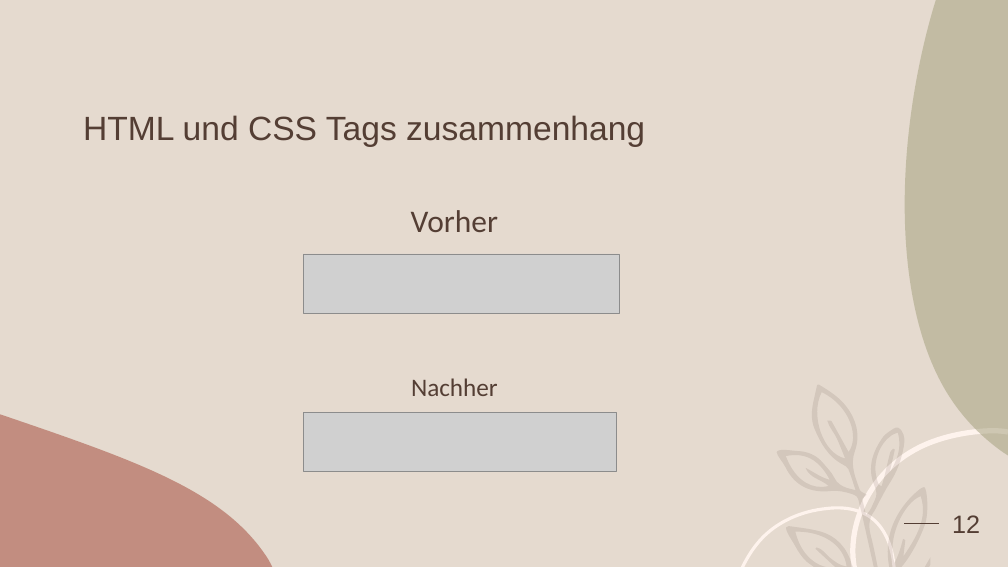
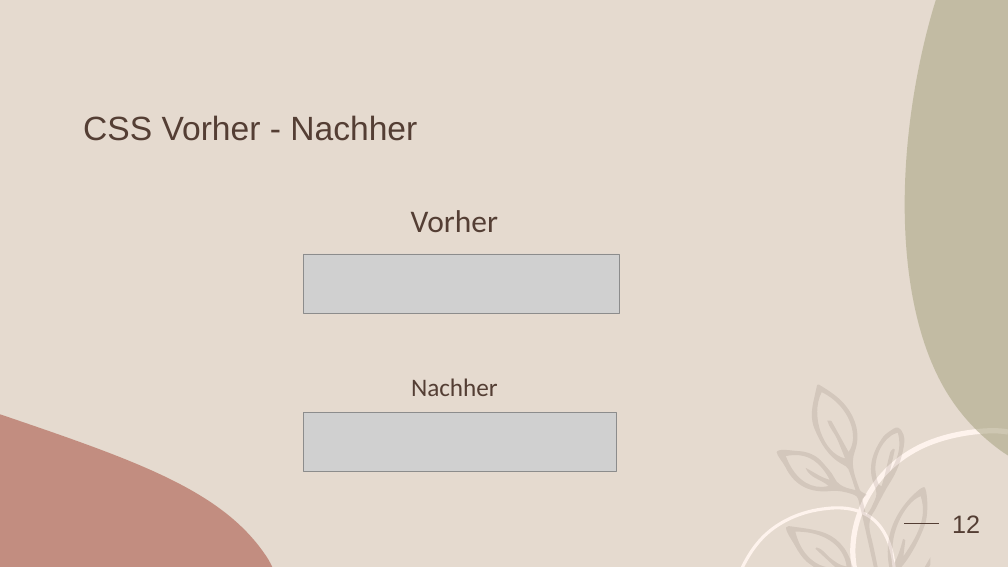
Before and after one commit to dschaefer94/Frontend-Development-Workshop, a slide deck: slide 12 of Intro HTML & CSS.pptx. Drawn at 1008x567 pixels with LibreOffice and Linux fonts; fonts in the diff are those of the drawing; grey boxes stand for pictures. Boxes give left, top, right and bottom in pixels: in the first picture for what was removed or moved away, otherwise in the second. Text is boxed around its words. In the diff, an @@ line names an element or a change of style, - is before the commit and + after.

```diff
--- a/Intro HTML & CSS.pptx
+++ b/Intro HTML & CSS.pptx
@@ title at box(83, 115, 417, 141): text changed @@
-HTML und CSS Tags zusammenhang
+CSS Vorher - Nachher
```
Also in this commit, not shown: 3 other slides changed, 2 other files.
